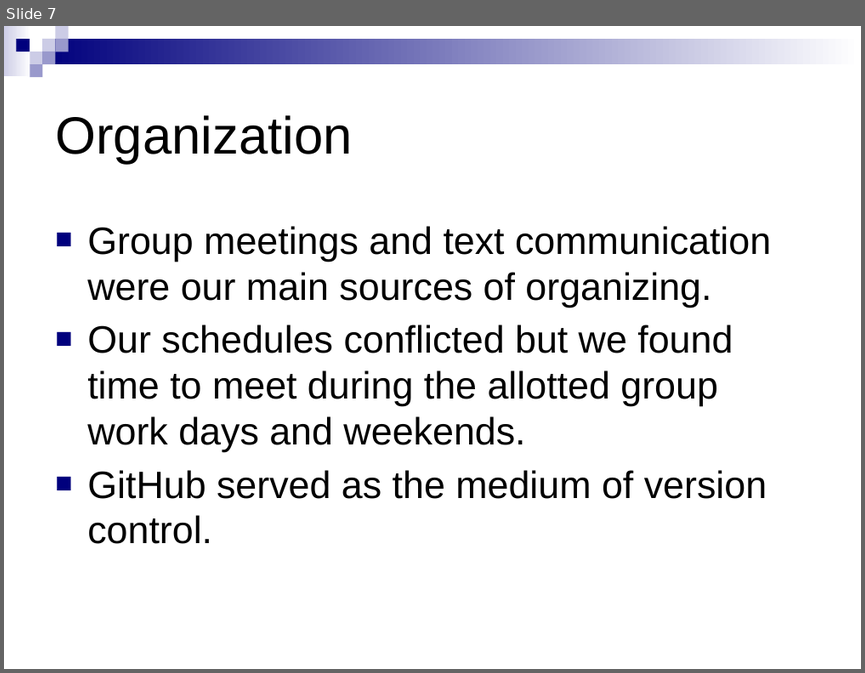
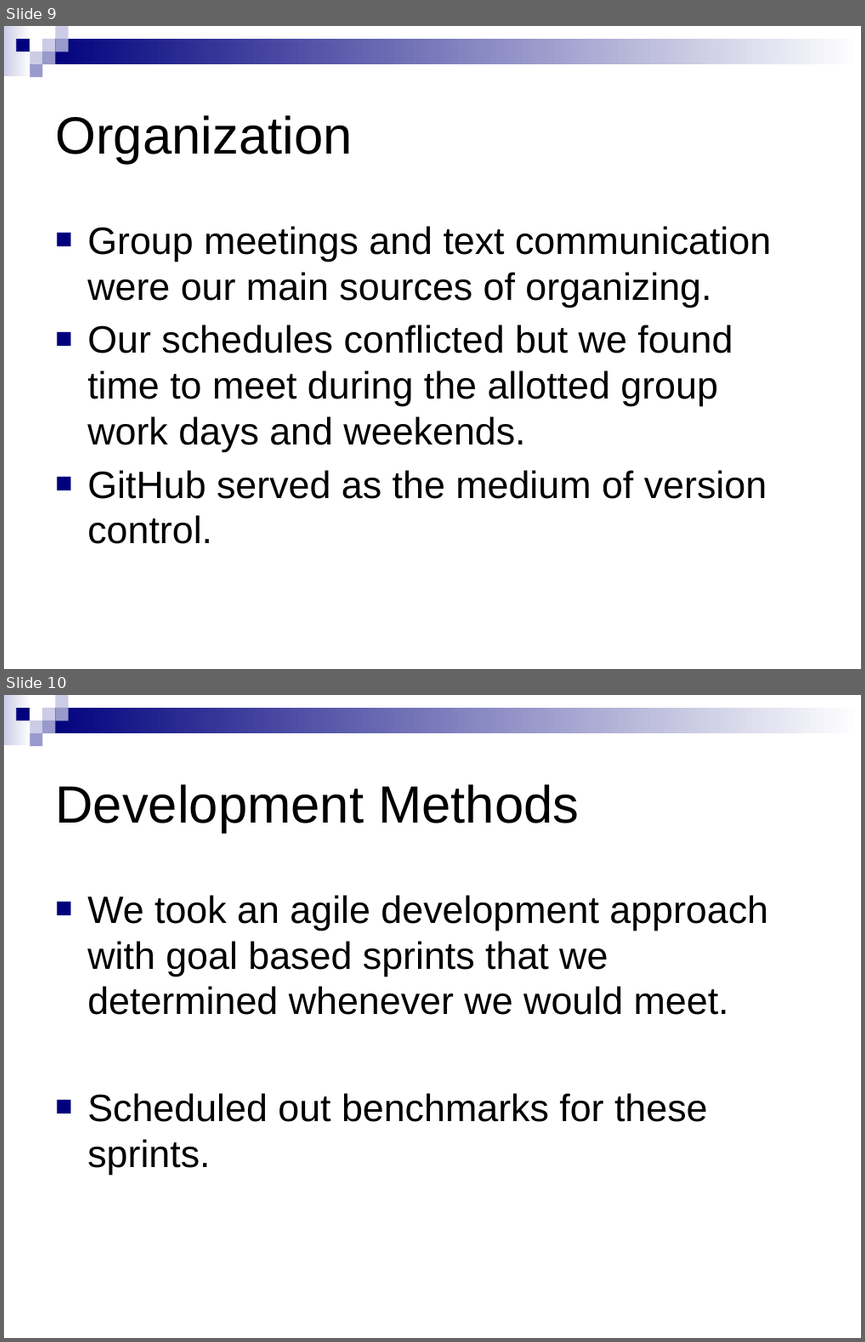
Before and after one commit to ryan-pratt/SE2-poker-app, a slide deck: Software Engineering 2.pptx. Shown one above the other, each under a label of ours: slide 7 before the commit, slides 9 and 10 after it. The pictures are 865x673 and 865x1342 pixels, drawn with LibreOffice and Linux fonts; fonts in the diff are those of the drawing. Boxes give left, top, right and bottom in pixels: in the first picture for what was removed or moved away, otherwise in the second. Text is boxed around its words. In the diff, an @@ line names an element or a change of style, - is before the commit and + after.

```diff
--- a/Software Engineering 2.pptx
+++ b/Software Engineering 2.pptx
@@ slide 10 added at (4,695,861,1338), background #FFFFFF; not listed: 9 template elements that a slide beside it also shows @@
@@ title added at (55,784,579,833), 44 pt, text #000000 @@
+Development Methods
@@ text added at (87,895,768,1174), 32 pt, text #000000 @@
+■ We took an agile development approach with goal based sprints that we determined whenever we would meet.
+■ Scheduled out benchmarks for these sprints.
@@ what was slide 7 is now slide 9 @@
```
Also in this commit, not shown: 5 other slides added.
